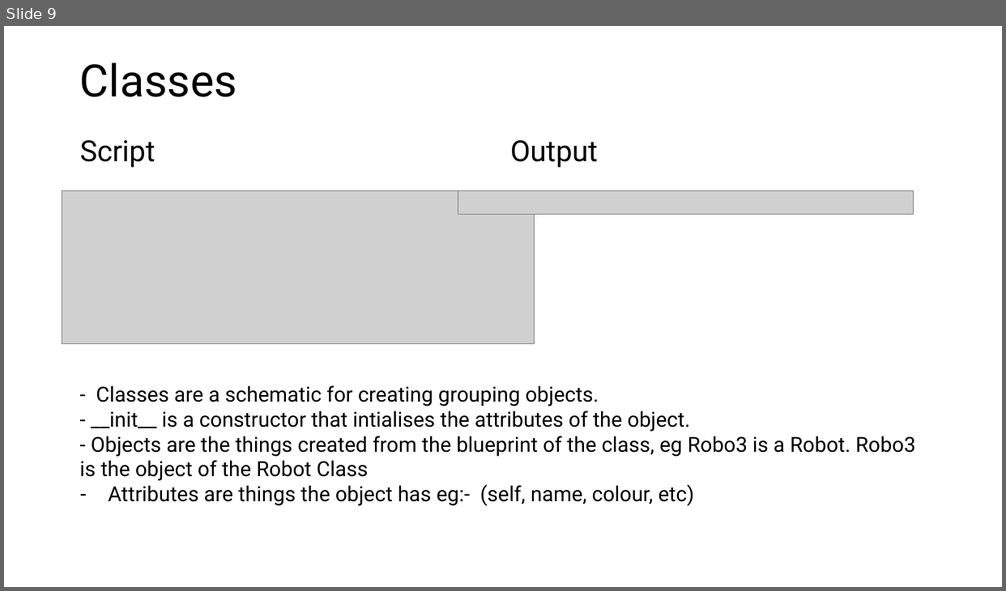
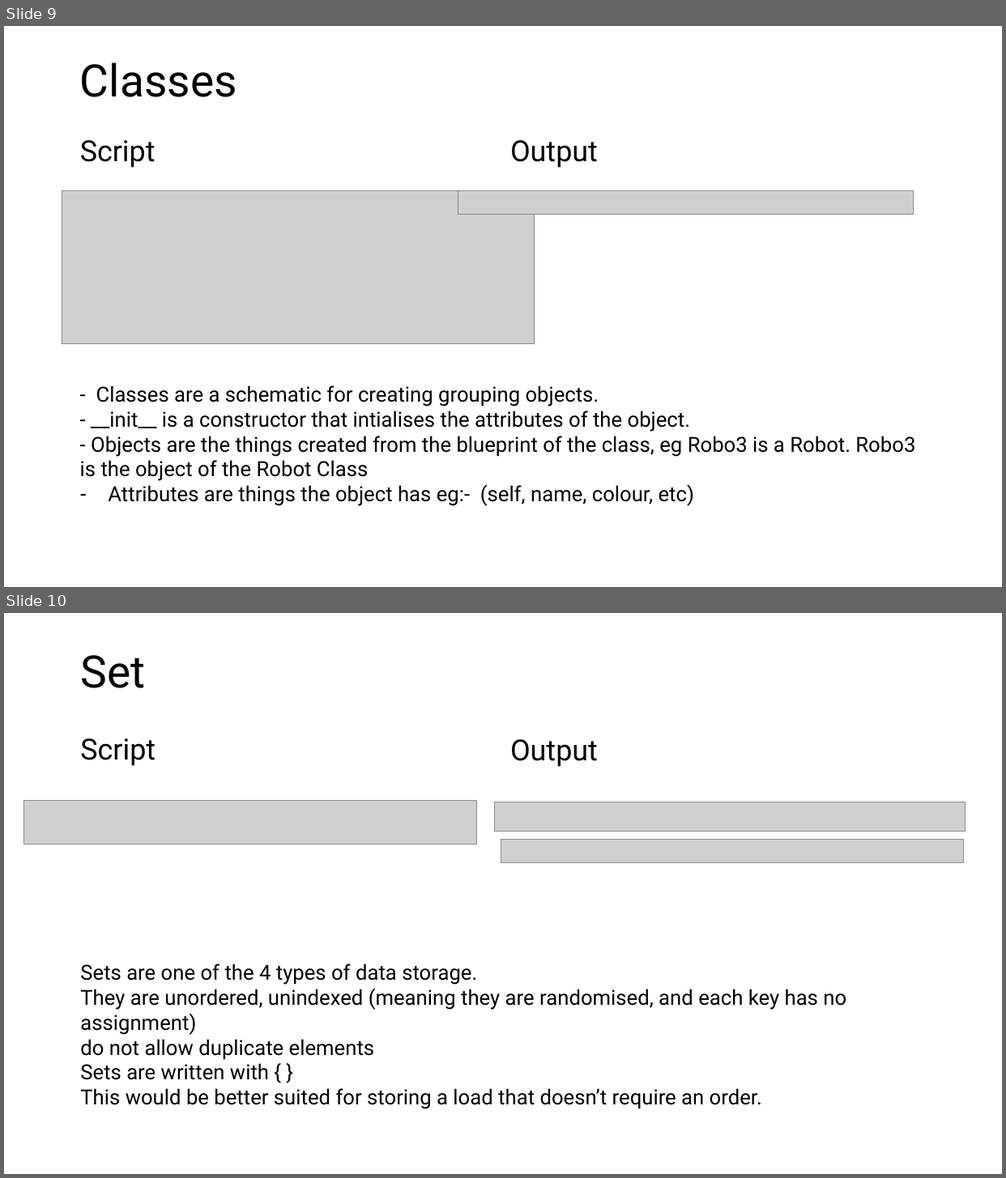
Before and after one commit to PengoPango/403IT_Programming_repos, a slide deck: 403_Programming/assignments/403IT_Understanding_PP.pptx. Shown one above the other, each under a label of ours: slide 9 before the commit, slides 9 and 10 after it. The pictures are 1006x591 and 1006x1178 pixels, drawn with LibreOffice and Linux fonts; fonts in the diff are those of the drawing; grey boxes stand for pictures. Boxes give left, top, right and bottom in pixels: in the first picture for what was removed or moved away, otherwise in the second. Text is boxed around its words. In the diff, an @@ line names an element or a change of style, - is before the commit and + after.

```diff
--- a/403_Programming/assignments/403IT_Understanding_PP.pptx
+++ b/403_Programming/assignments/403IT_Understanding_PP.pptx
@@ slide 10 added at (x1=4, y1=613, x2=1002, y2=1174), background #FFFFFF @@
@@ title added at (x1=81, y1=655, x2=146, y2=688), 43 pt, text #000000 @@
+Set
@@ text added at (x1=80, y1=739, x2=155, y2=766), 28 pt, text #000000 @@
+Script
@@ text added at (x1=510, y1=739, x2=598, y2=767), 28 pt, text #000000 @@
+Output
@@ picture added at (x1=23, y1=801, x2=476, y2=845) @@
@@ picture added at (x1=494, y1=803, x2=965, y2=832) @@
@@ picture added at (x1=501, y1=839, x2=963, y2=862) @@
@@ text added at (x1=80, y1=964, x2=846, y2=1110), 20 pt, text #000000 @@
+Sets are one of the 4 types of data storage.
+They are unordered, unindexed (meaning they are randomised, and each key has no assignment)
+do not allow duplicate elements
+Sets are written with { }
+This would be better suited for storing a load that doesn’t require an order.
```
Also in this commit, not shown: 1 slide changed, 2 other slides added, 3 slides removed, 5 other files.
